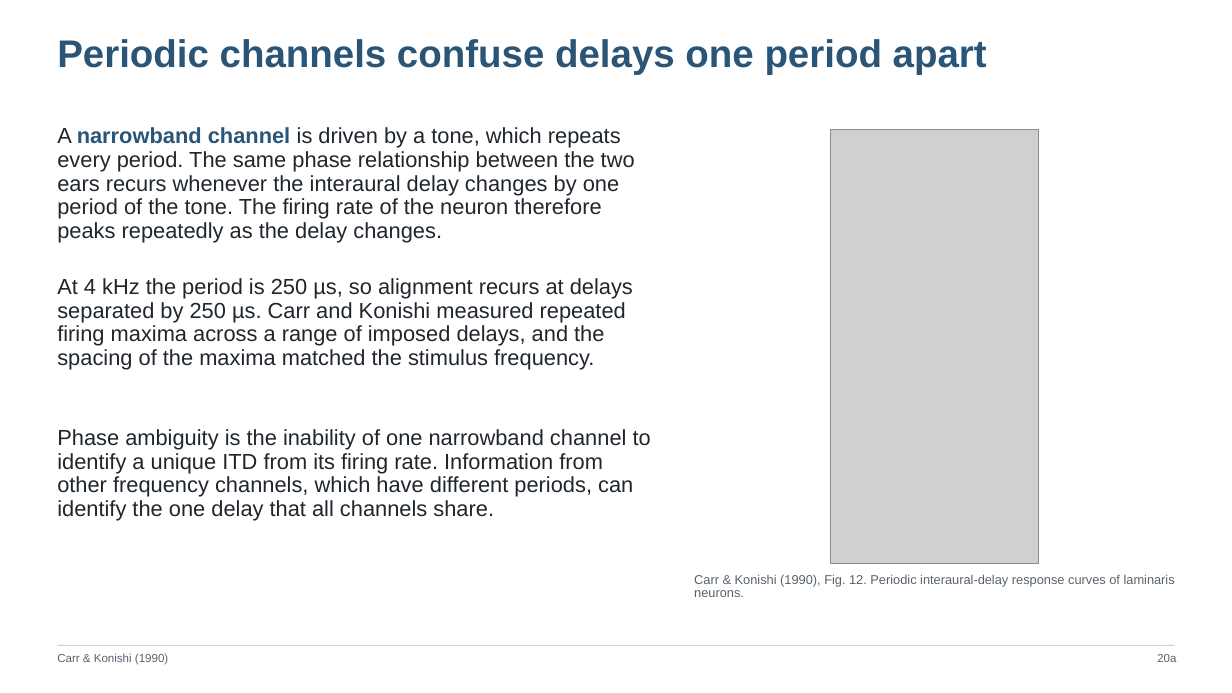
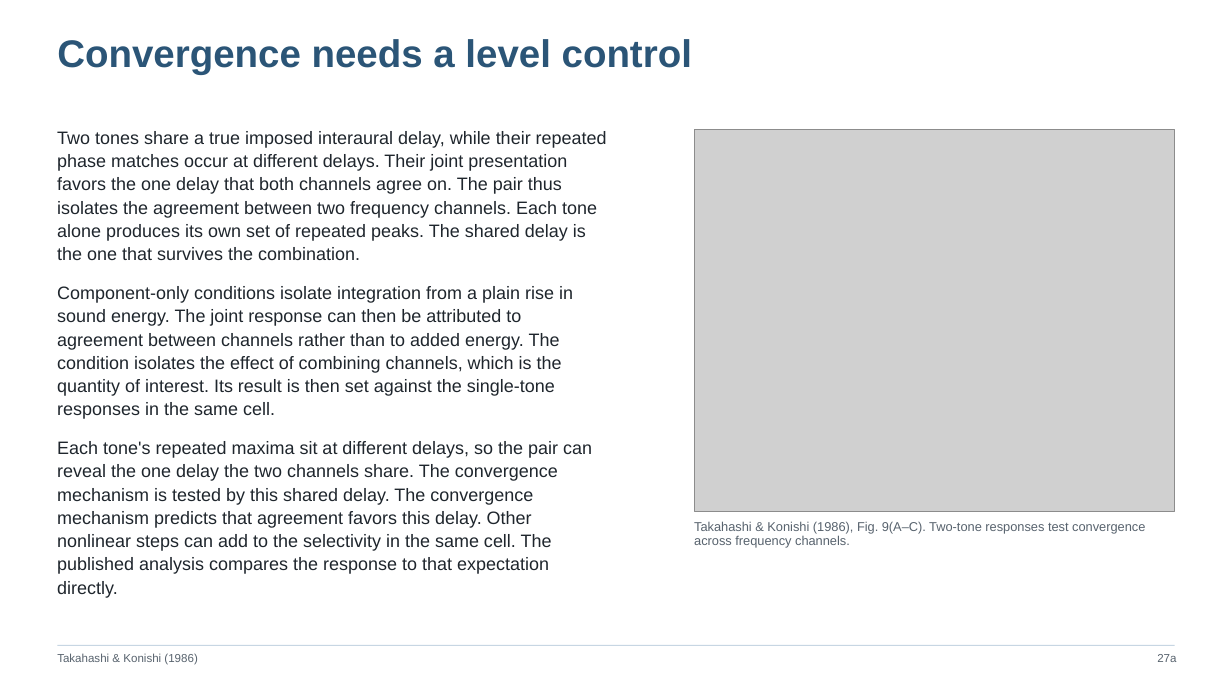
Before and after one commit to jordanxxlopez/NEUROETHOLOGY, a slide deck: slide 36 of scaffolded/Neuroethology_Lecture18_FA2026_SCAFFOLDED.pptx (slide 29 before the commit). Drawn at 1232x693 pixels with LibreOffice and Linux fonts; fonts in the diff are those of the drawing; grey boxes stand for pictures. Boxes give left, top, right and bottom in pixels: in the first picture for what was removed or moved away, otherwise in the second. Text is boxed around its words. In the diff, an @@ line names an element or a change of style, - is before the commit and + after.

```diff
--- a/scaffolded/Neuroethology_Lecture18_FA2026_SCAFFOLDED.pptx
+++ b/scaffolded/Neuroethology_Lecture18_FA2026_SCAFFOLDED.pptx
@@ text at (x1=57, y1=39, x2=692, y2=74): text changed @@
-Periodic channels confuse delays one period apart
+Convergence needs a level control
@@ text removed at (x1=57, y1=127, x2=635, y2=242) @@
-A narrowband channel is driven by a tone, which repeats every period. The same phase relationship between the two ears recurs whenever the interaural delay changes by one period of the tone. The firing rate of the neuron therefore peaks repeatedly as the delay changes.
@@ text added at (x1=57, y1=131, x2=607, y2=598), 14 pt, text #1F262D @@
+Two tones share a true imposed interaural delay, while their repeated phase matches occur at different delays. Their joint presentation favors the one delay that both channels agree on. The pair thus isolates the agreement between two frequency channels. Each tone alone produces its own set of repeated peaks. The shared delay is the one that survives the combination.
+Component-only conditions isolate integration from a plain rise in sound energy. The joint response can then be attributed to agreement between channels rather than to added energy. The condition isolates the effect of combining channels, which is the quantity of interest. Its result is then set against the single-tone responses in the same cell.
+Each tone's repeated maxima sit at different delays, so the pair can reveal the one delay the two channels share. The convergence mechanism is tested by this shared delay. The convergence mechanism predicts that agreement favors this delay. Other nonlinear steps can add to the selectivity in the same cell. The published analysis compares the response to that expectation directly.
@@ picture added at (x1=694, y1=129, x2=1175, y2=512) @@
@@ picture removed at (x1=831, y1=129, x2=1039, y2=564) @@
@@ text removed at (x1=57, y1=278, x2=633, y2=370) @@
-At 4 kHz the period is 250 µs, so alignment recurs at delays separated by 250 µs. Carr and Konishi measured repeated firing maxima across a range of imposed delays, and the spacing of the maxima matched the stimulus frequency.
@@ text removed at (x1=57, y1=429, x2=651, y2=521) @@
-Phase ambiguity is the inability of one narrowband channel to identify a unique ITD from its firing rate. Information from other frequency channels, which have different periods, can identify the one delay that all channels share.
@@ text added at (x1=694, y1=521, x2=1145, y2=548), 10 pt, text #58636E @@
+Takahashi & Konishi (1986), Fig. 9(A–C). Two-tone responses test convergence across frequency channels.
@@ text removed at (x1=694, y1=574, x2=1175, y2=597) @@
-Carr & Konishi (1990), Fig. 12. Periodic interaural-delay response curves of laminaris neurons.
@@ text at (x1=57, y1=653, x2=197, y2=665): text changed @@
-Carr & Konishi (1990)
+Takahashi & Konishi (1986)
@@ text at (x1=1157, y1=654, x2=1176, y2=662): text changed @@
-20a
+27a
```
Also in this commit, not shown: 46 other slides changed, 11 slides added, 11 slides removed, 3 other files.
